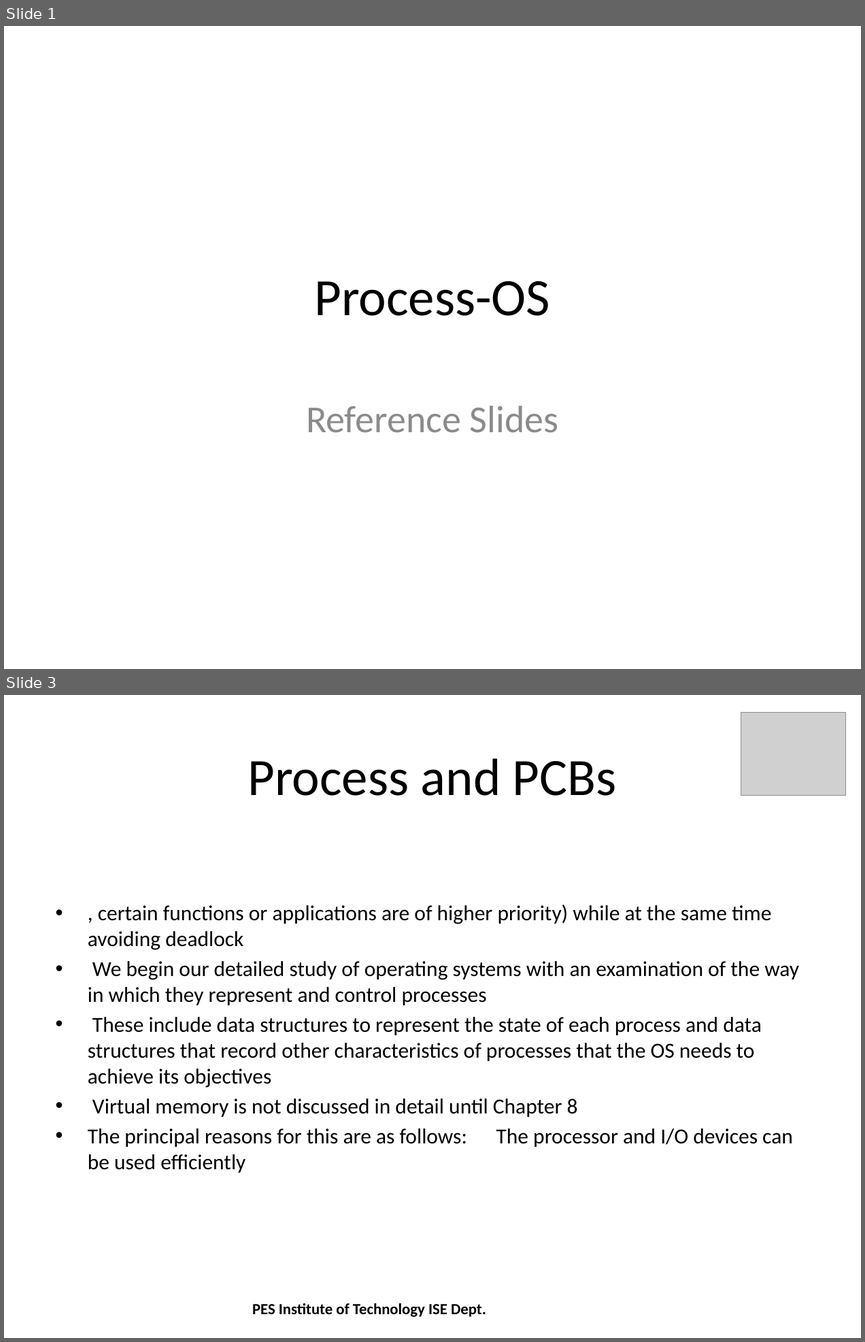
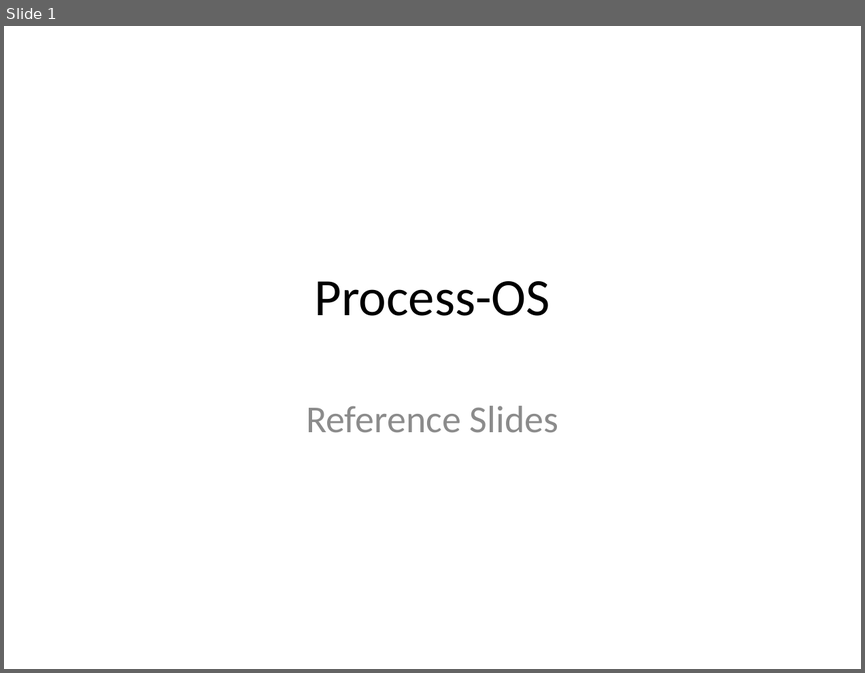
Before and after one commit to shreyasrkarthik/AutomaticSlidesGeneration, a slide deck: prototype/src/process.pptx. Shown one above the other, each under a label of ours: slides 1 and 3 before the commit, slide 1 after it; the slides between them are not shown. The pictures are 865x1342 and 865x673 pixels, drawn with LibreOffice and Linux fonts; fonts in the diff are those of the drawing; grey boxes stand for pictures. Boxes give left, top, right and bottom in pixels: in the first picture for what was removed or moved away, otherwise in the second. Text is boxed around its words. In the diff, an @@ line names an element or a change of style, - is before the commit and + after.

Commit message:
Using Keywords as title for individual slides

```diff
--- a/prototype/src/process.pptx
+++ b/prototype/src/process.pptx
@@ slide 3 removed at box(4, 695, 861, 1338), background #FFFFFF @@
@@ picture removed at box(741, 712, 845, 795) @@
@@ title removed at box(247, 758, 617, 796) @@
-Process and PCBs
@@ text removed at box(88, 904, 799, 1172) @@
-• , certain functions or applications are of higher priority) while at the same time avoiding deadlock
-• We begin our detailed study of operating systems with an examination of the way in which they represent and control processes
-• These include data structures to represent the state of each process and data structures that record other characteristics of processes that the OS needs to achieve its objectives
-• Virtual memory is not discussed in detail until Chapter 8
-• The principal reasons for this are as follows: The processor and I/O devices can be used efficiently
@@ text removed at box(252, 1303, 486, 1317) @@
-PES Institute of Technology ISE Dept.
```
Also in this commit, not shown: 6 slides changed, 18 other slides removed, 1 other file.
